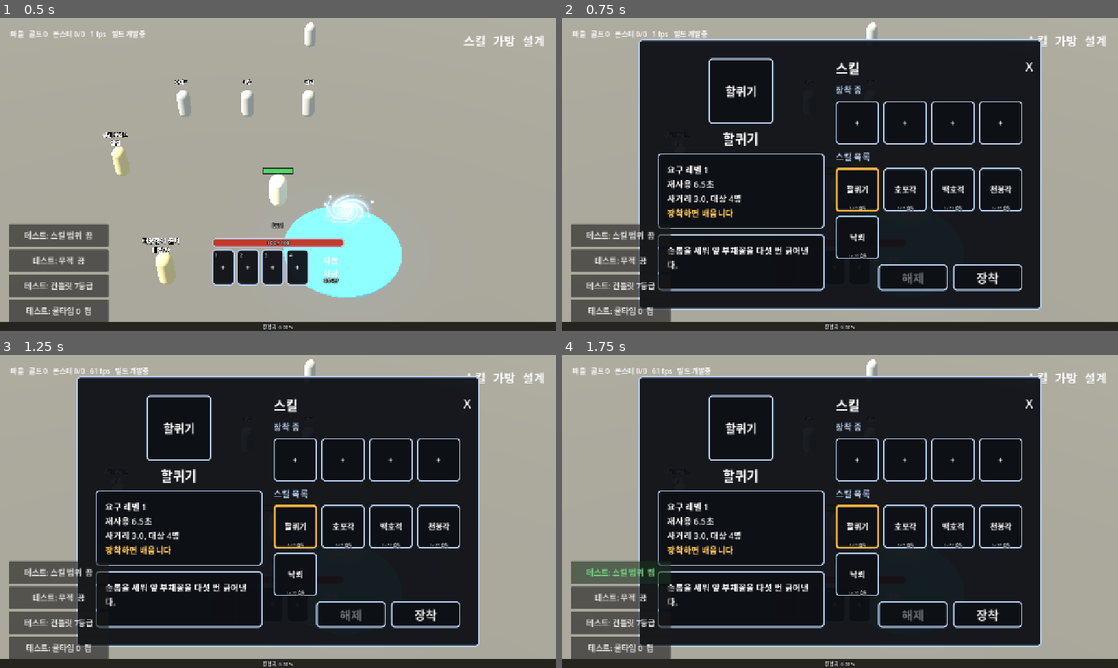
Above: before the commit, frames 1-4 (two rows, left to right).
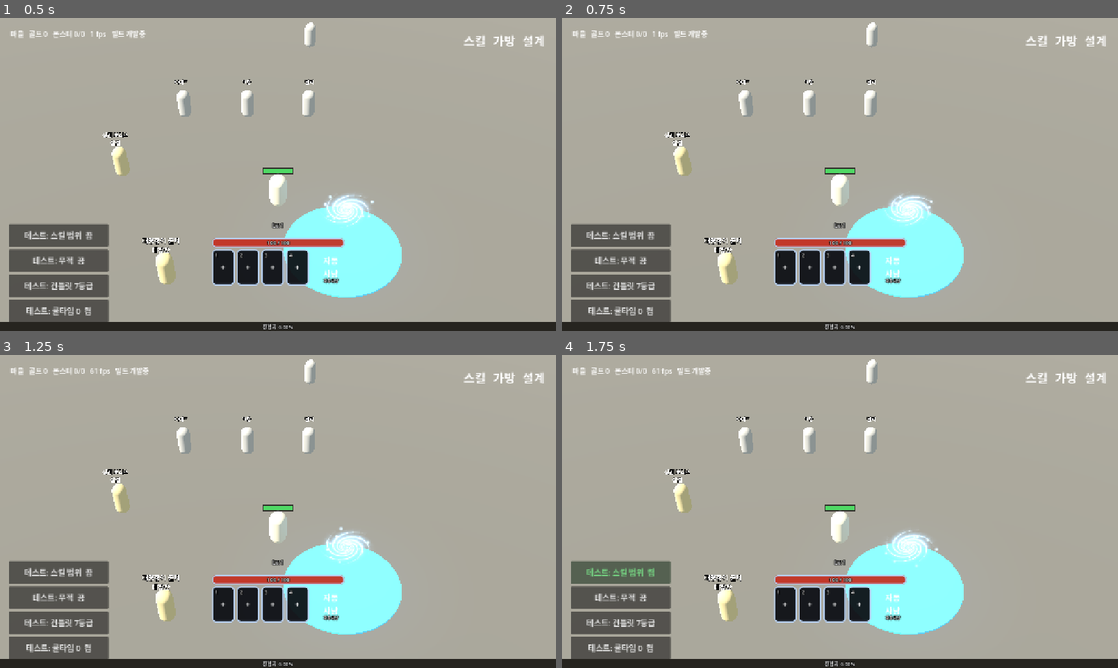
Above: after the commit, the same moments.

Repository: gogoalswo/MMORPG
Game: Godot game, scene res://main.tscn
Same seed, same stepped clock (60 frames per second), same inputs: the game is played once before the commit and once after it.
Inputs (mouse positions are in pixels of both pictures, inside the frame that each line leads up to):
- Up to frame 1 (0.5 s): no input
- Up to frame 2 (0.75 s): click (784, 268) at 0.52 s
- Up to frame 3 (1.25 s): no input
- Up to frame 4 (1.75 s): click "테스트: 스킬 범위 끔" at 1.25 s

Frame 1 is identical in both runs. In frame 2, 61% of the frame differs, in the area x 13-87%, y 6-94%; in frame 3, 61%; in frame 4, 61%.

Commit message:
빈 퀵슬롯이 스킬창을 열지 않게, 스킬창 설명에 데미지 배율 표시
- 빈 퀵슬롯을 누르면 스킬창이 열리던 것을 뺐다 (요청)
- 스킬창 설명 끝에 "데미지 : 260%", 연타는 "데미지 : 56% * 5연타" 를 붙인다
  (Skills.damage_text — World 가 한 대마다 공격력 × power 를 넣으므로 한 대 몫)

Co-Authored-By: Claude Opus 5.5 <noreply@anthropic.com>
Claude-Session: https://claude.ai/code/session_013eC7vTjcjhCmEzjdTxCfCi

Diff:
--- a/godot/game/game.gd
+++ b/godot/game/game.gd
@@ -1538,7 +1538,7 @@
 ## HUD 하단. **가운데에 퀵슬롯 4칸**, 오른쪽 아래에 자동사냥·스킬·가방 단추.
 ##
 ## 퀵슬롯은 스킬 아이콘을 칸 테두리(ui_skill_slot)에 넣고, 쿨타임이 남았으면
-## 시계 방향으로 걷히는 어둠과 남은 초를 얹는다. 빈 칸은 "+" — 누르면 스킬창이 열린다.
+## 시계 방향으로 걷히는 어둠과 남은 초를 얹는다. 빈 칸은 "+" — 눌러도 아무 일 없다.
 ##
 ## **앵커로 자리를 잡는다** (UI 는 조각을 앵커로 조립한다). 자식을 다 넣은 뒤에
 ## 최소 크기로 오프셋을 맞추고, 양쪽으로 자라게 해서 해상도가 바뀌어도 가운데에 남는다
@@ -2169,6 +2169,9 @@
 		"주위 %d명" % targets if float(skill.get("arc", 0)) >= TAU - 0.01 else "대상 %d명" % targets,
 	]
 	_skill_desc.text = str(skill.get("description", ""))
+	var damage := Skills.damage_text(skill)
+	if damage != "":
+		_skill_desc.text += "\n\n" + damage
 
 	var equipped := _skill_pick in bar
 	if _skill_swap:
@@ -2261,9 +2264,8 @@
 func _on_bar_pressed(slot: int) -> void:
 	var me: Dictionary = _transport.snapshot().get("players", {}).get(_transport.my_id(), {})
 	var bar: Array = me.get("skill_bar", [])
+	# 빈 칸은 아무 일도 안 한다 — 스킬창을 열던 것은 뺐다 (2026-09-23 요청)
 	if slot >= bar.size():
-		if not _skill_panel.visible:
-			_toggle_skills()
 		return
 	_transport.send(&"skill", {"skill": str(bar[slot])})
 
--- a/godot/tests/ui_test.gd
+++ b/godot/tests/ui_test.gd
@@ -703,7 +703,7 @@
 		if quick[slot].find_child("key", true, false).text != str(slot + 1):
 			_fail("%d번 퀵슬롯에 단축키 번호가 없다" % (slot + 1))
 
-	# 빈 칸을 누르면 창이 열린다
+	# 스킬 단추를 누르면 창이 열린다
 	game._toggle_skills()
 	await process_frame
 	var panel: Control = game._skill_panel
@@ -735,6 +735,12 @@
 	game._pick_skill(ids.size() - 1)
 	if game._skill_name.text != str(Skills.all()[last_id].name) or game._skill_desc.text == "":
 		_fail("고른 스킬(%s)이 설명에 안 나온다: '%s'" % [last_id, game._skill_name.text])
+	# 설명 끝에 피해 배율. 연타는 "* N연타" 를 붙인다
+	if not game._skill_desc.text.ends_with(Skills.damage_text(Skills.all()[last_id])):
+		_fail("설명에 데미지 줄이 없다: '%s'" % game._skill_desc.text)
+	for want in [["fireball", "데미지 : 260%"], ["rising_kick", "데미지 : 56% * 5연타"]]:
+		if Skills.all().has(want[0]) and Skills.damage_text(Skills.all()[want[0]]) != want[1]:
+			_fail("%s 데미지 줄이 '%s' 여야 하는데 '%s'" % [want[0], want[1], Skills.damage_text(Skills.all()[want[0]])])
 	if not game._skill_cells[ids.size() - 1].get_node("pick").visible:
 		_fail("고른 칸에 테두리가 안 뜬다")
 	# 배운 것은 레벨 글자를 지우고, 안 배운 것은 "Lv.N 습득"
@@ -770,6 +776,15 @@
 	if panel.visible:
 		_fail("닫기를 눌렀는데 스킬창이 안 닫혔다")
 
+	# 빈 퀵슬롯을 눌러도 스킬창이 열리지 않는다 (2026-09-23 요청으로 뺐다)
+	var kept: Array = me.skill_bar.duplicate()
+	me.skill_bar.resize(mini(kept.size(), 3))
+	game._on_bar_pressed(me.skill_bar.size())
+	await process_frame
+	me.skill_bar.assign(kept)
+	if panel.visible:
+		_fail("빈 퀵슬롯을 눌렀는데 스킬창이 열렸다")
+
 	# 테스트 스위치 단추 — 누르면 뒤집히고, 다시 누르면 돌아온다
 	if game._switch_buttons.has("unlockAll"):
 		_fail("레벨 잠금 해제 단추는 걷었는데 아직 있다")
--- a/godot/world/skills.gd
+++ b/godot/world/skills.gd
@@ -86,3 +86,17 @@
 		float(c.get("skillBlastMax", 6.0)),
 		maxf(minimum, float(skill.get("range", 0)) * float(c.get("skillBlastRatio", 0.35))),
 	)
+
+
+## 스킬창 설명에 붙이는 피해 줄. "데미지 : 260%", 연타는 "데미지 : 56% * 5연타".
+##
+## World 가 한 대마다 `공격력 × power` 를 넣고 `hits` 대를 치므로 그 두 값을
+## 그대로 적는다. 회복기는 공격 판정을 안 하므로 빈 글자
+static func damage_text(skill: Dictionary) -> String:
+	if skill.is_empty() or float(skill.get("selfHeal", 0.0)) > 0.0:
+		return ""
+	var text := "데미지 : %d%%" % roundi(float(skill.get("power", 1.0)) * 100.0)
+	var hits := int(skill.get("hits", 1))
+	if hits > 1:
+		text += " * %d연타" % hits
+	return text
Not shown, changed: docs/features/skills.md
